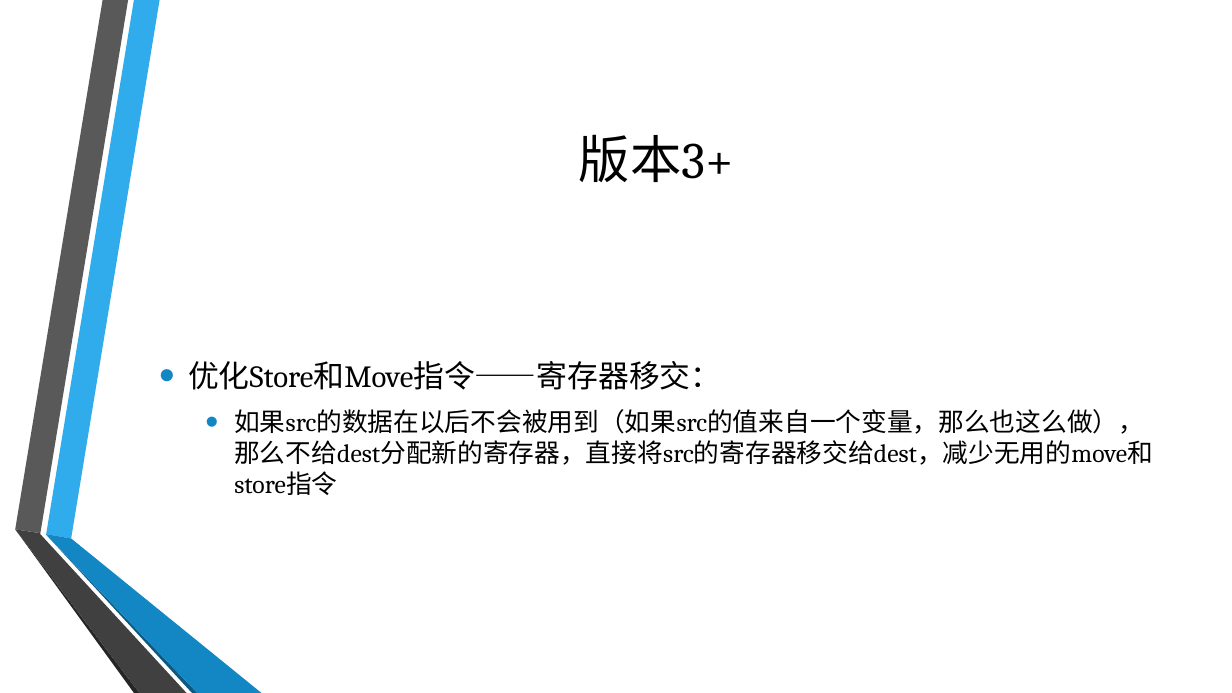
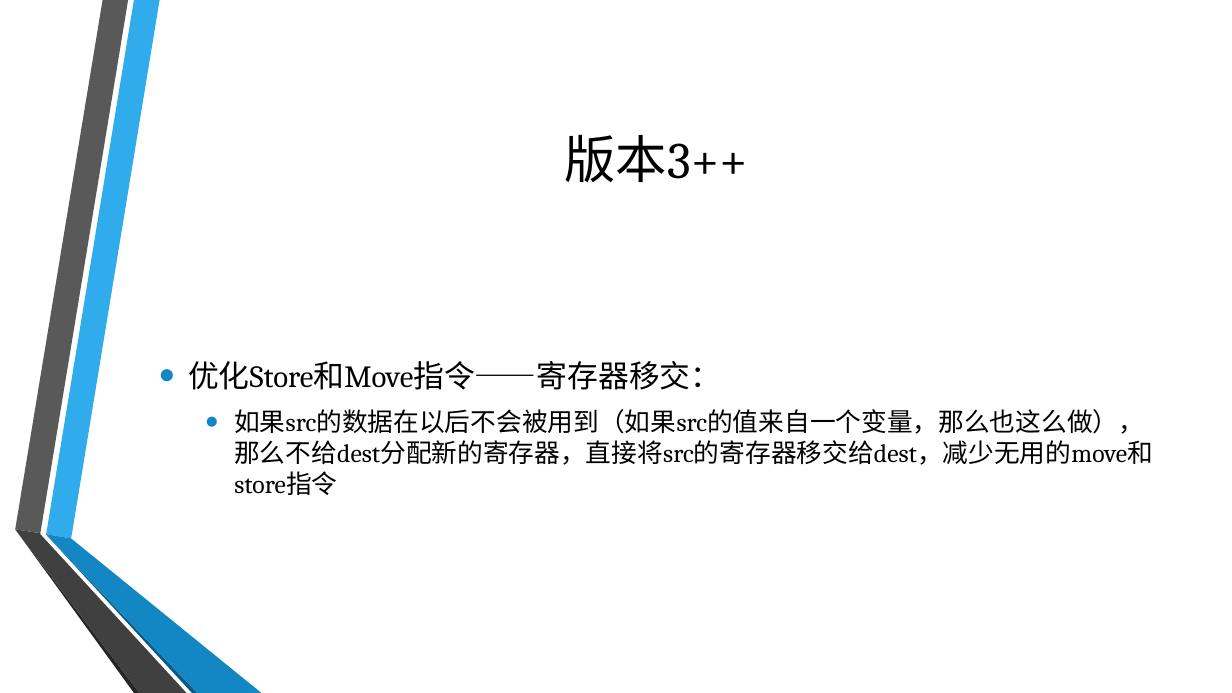
Before and after one commit to BreakVoid/Mental, a slide deck: slide 28 of slide/slide.pptx (slide 26 before the commit). Drawn at 1232x693 pixels with LibreOffice and Linux fonts; fonts in the diff are those of the drawing; background and template pictures are left out. Boxes give left, top, right and bottom in pixels: in the first picture for what was removed or moved away, otherwise in the second. Text is boxed around its words. In the diff, an @@ line names an element or a change of style, - is before the commit and + after.

```diff
--- a/slide/slide.pptx
+++ b/slide/slide.pptx
@@ title at box(565, 134, 748, 182): text changed @@
-版本3+
+版本3++
```
Also in this commit, not shown: 1 other slide changed, 2 slides added.
